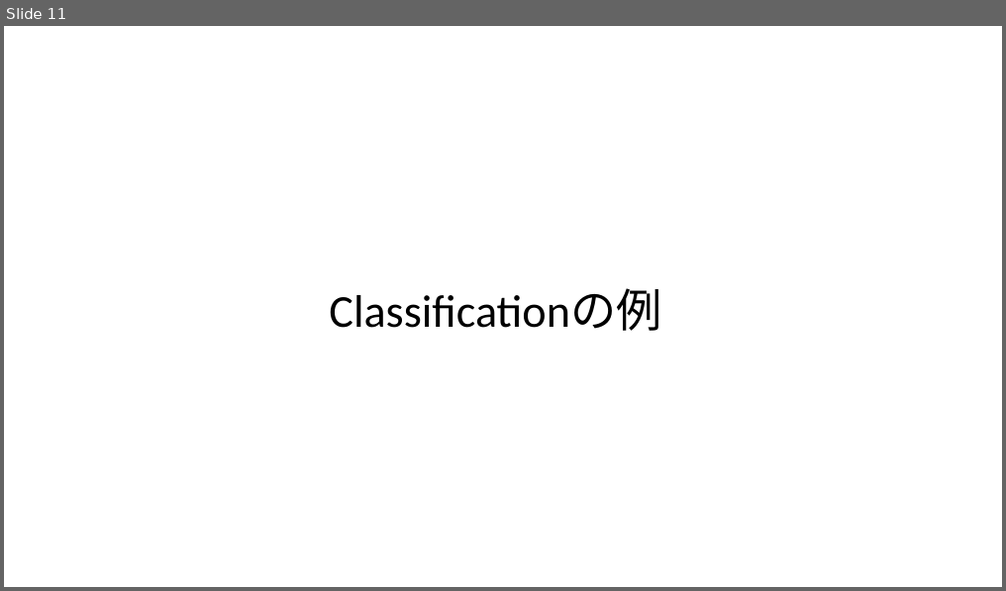
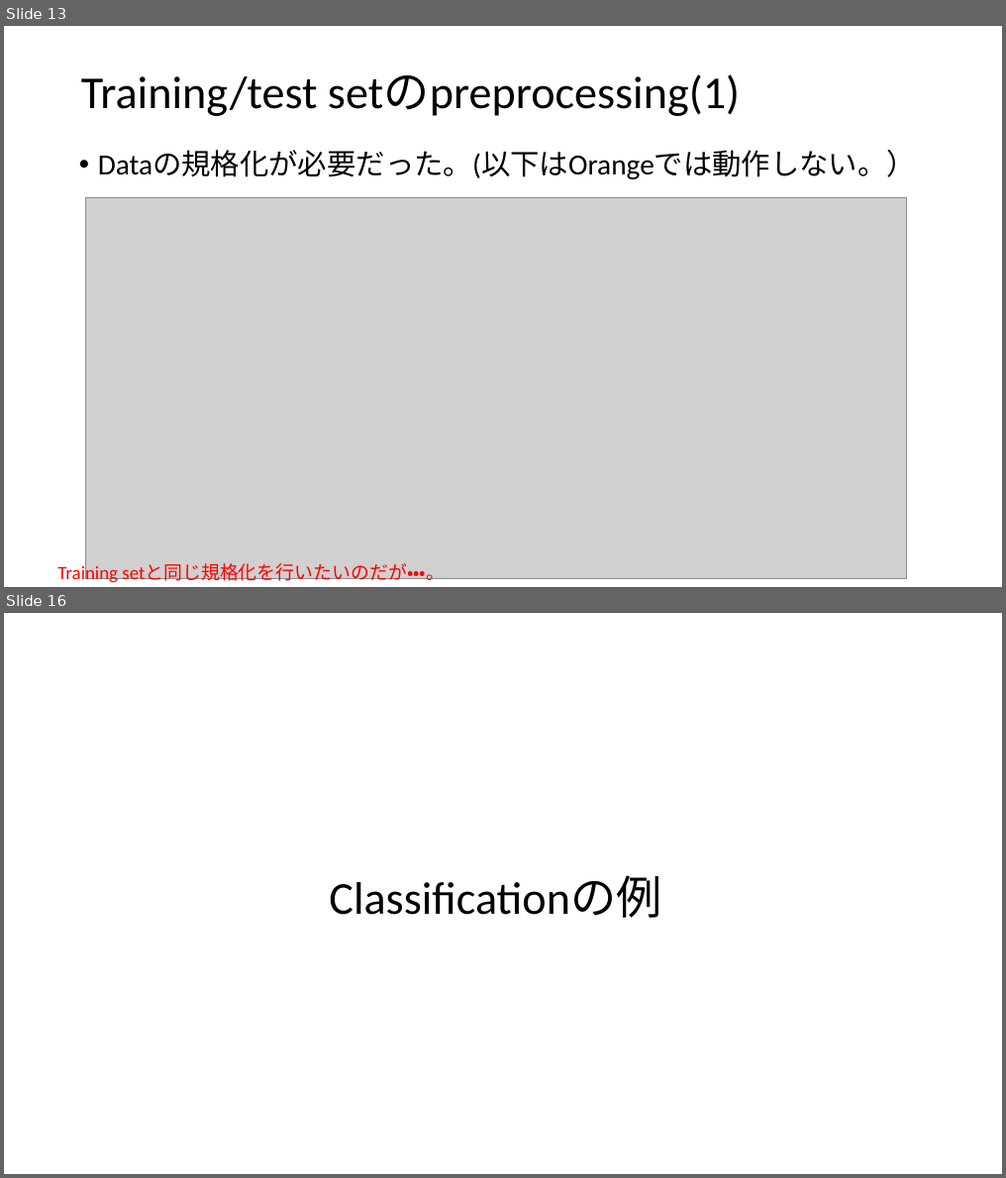
Before and after one commit to nim-hrkn/orange_examples, a slide deck: Orange_explanation.pptx. Shown one above the other, each under a label of ours: slide 11 before the commit, slides 13 and 16 after it; the slides between them are not shown. The pictures are 1006x591 and 1006x1178 pixels, drawn with LibreOffice and Linux fonts; fonts in the diff are those of the drawing; grey boxes stand for pictures. Boxes give left, top, right and bottom in pixels: in the first picture for what was removed or moved away, otherwise in the second. Text is boxed around its words. In the diff, an @@ line names an element or a change of style, - is before the commit and + after.

```diff
--- a/Orange_explanation.pptx
+++ b/Orange_explanation.pptx
@@ slide 13 added at box(4, 26, 1002, 587), background #FFFFFF @@
@@ title added at box(81, 75, 740, 116), 44 pt, text #000000 @@
+Training/test setのpreprocessing(1)
@@ text added at box(98, 151, 916, 179), 28 pt, text #000000 @@
+• Dataの規格化が必要だった。(以下はOrangeでは動作しない。）
@@ picture added at box(85, 198, 906, 579) @@
@@ text added at box(57, 564, 445, 584), 18 pt, text #FF0000 @@
+Training setと同じ規格化を行いたいのだが・・・。
@@ what was slide 11 is now slide 16 @@
```
Also in this commit, not shown: 3 slides changed, 6 other slides added, 5 other files.
